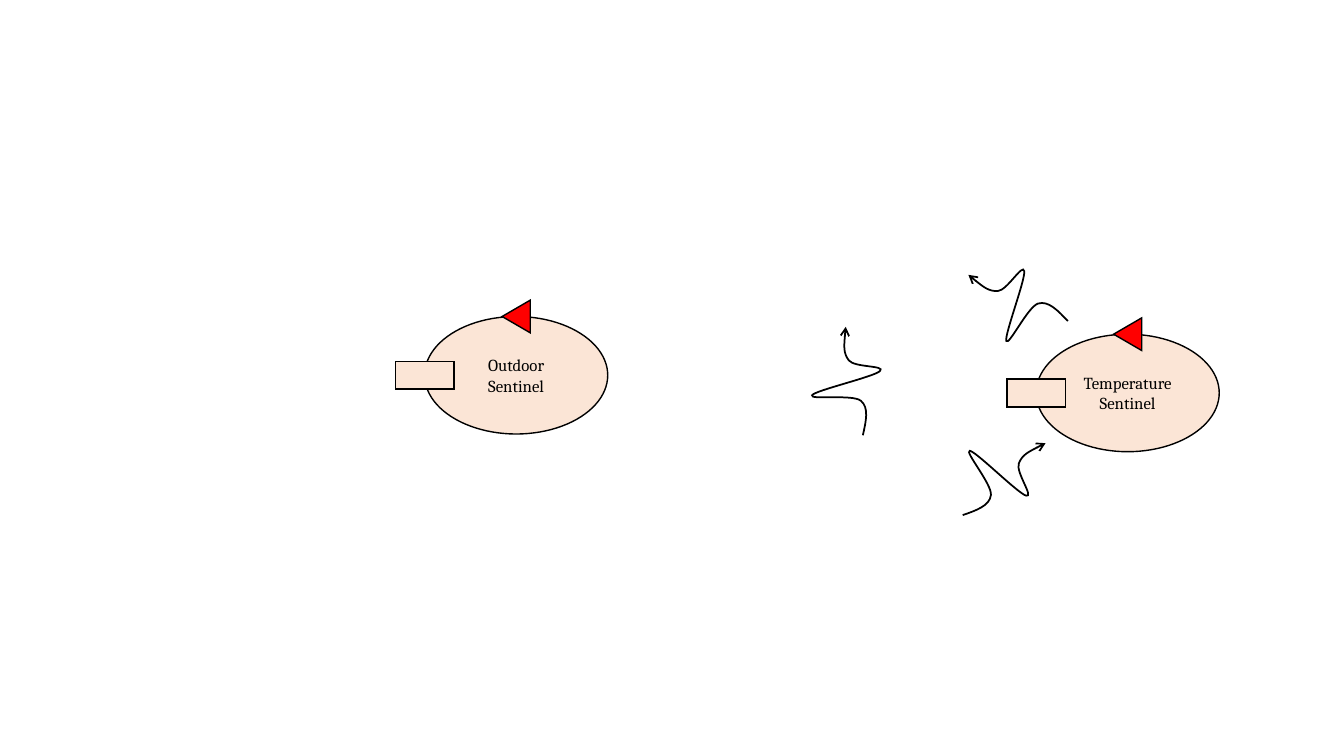
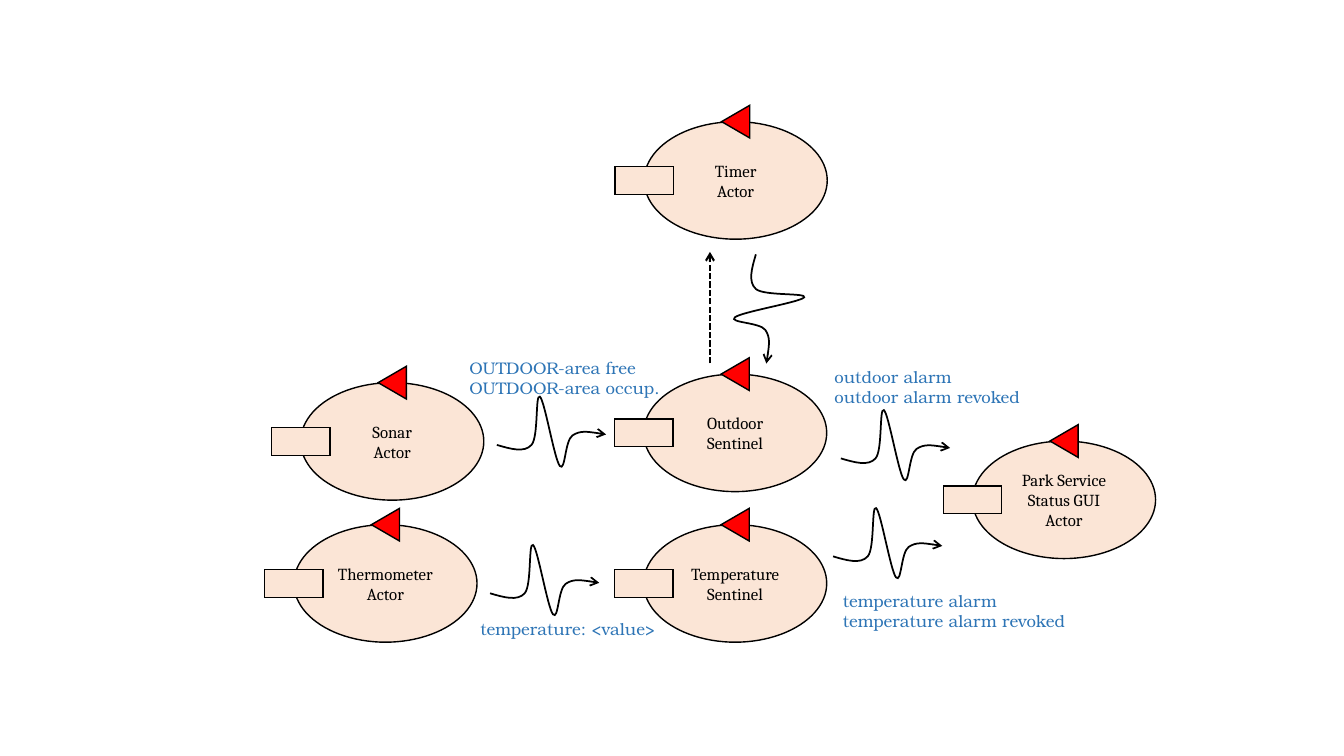
Before and after one commit to JackFantaz/FantazziniGiacomoIss, a slide deck: slide 7 of FinalTask/userDocs/img/final_task_schema.pptx (slide 9 before the commit). Drawn at 1344x756 pixels with LibreOffice and Linux fonts; fonts in the diff are those of the drawing. Boxes give left, top, right and bottom in pixels: in the first picture for what was removed or moved away, otherwise in the second. Text is boxed around its words. In the diff, an @@ line names an element or a change of style, - is before the commit and + after.

```diff
--- a/FinalTask/userDocs/img/final_task_schema.pptx
+++ b/FinalTask/userDocs/img/final_task_schema.pptx
@@ triangle added at box(722, 106, 750, 138), fill #FF0000, outline #000000 1 pt @@
@@ ellipse added at box(644, 122, 828, 240), fill #FBE5D6, outline #000000 1 pt, 12 pt, text #000000 @@
+Timer
+Actor
@@ rectangle added at box(615, 166, 674, 195), fill #FBE5D6, outline #000000 1 pt @@
@@ arrow added from (710, 364) to (710, 252), #000000 1.5 pt dashed @@
@@ freeform shape at box(734, 255, 805, 364): rotation 266 to 90 degrees; outline redrawn @@
@@ freeform shape removed at box(949, 248, 1079, 363) @@
@@ triangle: place and size @@
-triangle at box(502, 300, 530, 333)
+triangle at box(721, 358, 749, 390)
@@ ellipse added at box(300, 383, 484, 501), fill #FBE5D6, outline #000000 1 pt, 12 pt, text #000000 @@
+Sonar
+Actor
@@ triangle added at box(378, 367, 406, 399), fill #FF0000, outline #000000 1 pt @@
@@ text added at box(469, 361, 660, 399), 12 pt, text #2E75B6 @@
+OUTDOOR-area free
+OUTDOOR-area occup.
@@ ellipse "Outdoor Sentinel": place and size @@
-ellipse "Outdoor Sentinel" at box(424, 317, 608, 435)
+ellipse "Outdoor Sentinel" at box(644, 374, 828, 492)
@@ text added at box(834, 371, 1020, 403), 12 pt, text #2E75B6 @@
+outdoor alarm
+outdoor alarm revoked
@@ freeform shape added at box(497, 396, 606, 467), outline #000000 1.25 pt @@
@@ rectangle: place and size @@
-rectangle at box(395, 361, 454, 389)
+rectangle at box(614, 419, 673, 448)
@@ freeform shape at box(841, 410, 950, 481): rotation 324 to 0 degrees; outline redrawn @@
@@ rectangle added at box(271, 427, 330, 456), fill #FBE5D6, outline #000000 1 pt @@
@@ ellipse added at box(973, 442, 1156, 560), fill #FBE5D6, outline #000000 1 pt, 12 pt, text #000000 @@
+Park Service Status GUI Actor
@@ triangle added at box(1050, 425, 1078, 458), fill #FF0000, outline #000000 1 pt @@
@@ triangle added at box(371, 509, 399, 541), fill #FF0000, outline #000000 1 pt @@
@@ triangle: place and size @@
-triangle at box(1114, 319, 1142, 351)
+triangle at box(721, 509, 749, 541)
@@ freeform shape added at box(834, 508, 943, 579), outline #000000 1.25 pt @@
@@ rectangle added at box(944, 486, 1002, 514), fill #FBE5D6, outline #000000 1 pt @@
@@ ellipse added at box(294, 525, 478, 643), fill #FBE5D6, outline #000000 1 pt, 12 pt, text #000000 @@
+Thermometer
+Actor
@@ ellipse "Temperature Sentinel": place and size @@
-ellipse "Temperature Sentinel" at box(1036, 335, 1220, 453)
+ellipse "Temperature Sentinel" at box(644, 525, 828, 643)
@@ freeform shape added at box(490, 544, 599, 615), outline #000000 1.25 pt @@
@@ rectangle added at box(265, 570, 324, 598), fill #FBE5D6, outline #000000 1 pt @@
@@ rectangle: place and size @@
-rectangle at box(1007, 379, 1066, 407)
+rectangle at box(614, 570, 673, 598)
@@ text added at box(843, 595, 1065, 631), 12 pt, text #2E75B6 @@
+temperature alarm
+temperature alarm revoked
@@ text added at box(480, 623, 656, 639), 12 pt, text #2E75B6 @@
+temperature: <value>
```
Also in this commit, not shown: 1 other slide changed, 2 slides removed, 4 other files.
